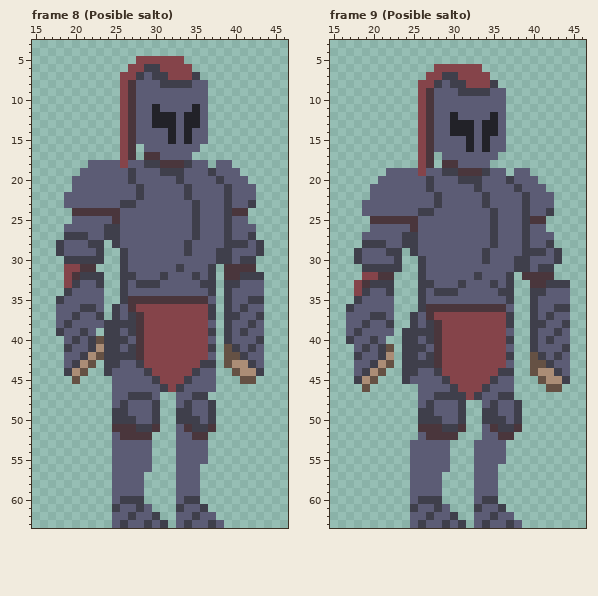
A pixel-art file gets an edit: Aseprite/MainCharacter.aseprite. That is the earlier state.
64x64 pixels, 29 frames. Shown: frame 8 (Posible salto): x 15..46, y 3..63; frame 9 (Posible salto): x 15..46, y 3..63. The commit also changed other frames, which this record leaves out.
Now the later version:
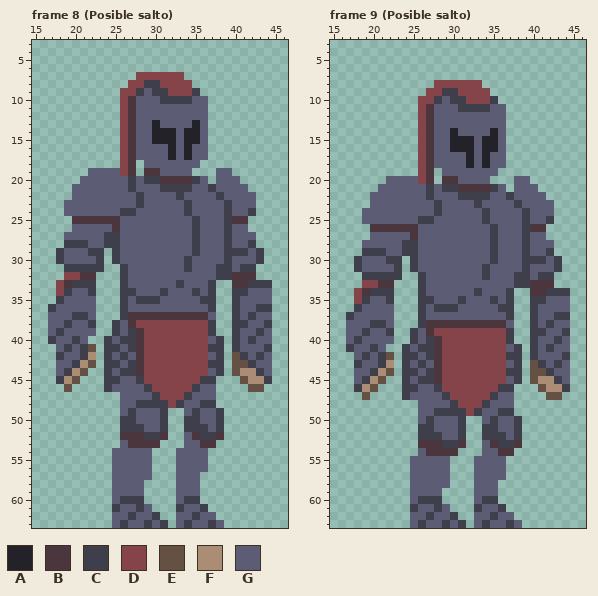
Palette (. is transparent): A #222228  B #4a363c  C #3f3f4b  D #85444a  E #655144  F #ab8d76  G #5c5c75
Commit: [Cambios a la animacion correr, salto, y caida]
What changed:
--- frame 8 (Posible salto)
@@ x 15..46 @@
  4 ................................
- 5 .............DDDDDD.............
- 6 ............DDCCDDDD............
- 7 ...........DDCGCCDDDC...........
- 8 ...........DBGGGCCCCGG..........
- 9 ...........DBGGGGGGGGG..........
-10 ...........DBGGGGGGGGG..........
-11 ...........DBGGAGGGGAG..........
-12 ...........DBGGAAAGAAG..........
-13 ...........DBGGAAAGAAG..........
-14 ...........DBGGGGAGAGG..........
-15 ...........DBGGGGAGAGG..........
-16 ...........DB.GGGGGGG...........
-17 ...........DB.BBGGGG............
-18 .......GGGGDGGCCBBBCGG.GG.......
-19 ......GGGGGGCGGGCCCGGGCGGG......
-20 .....GGGGGGGCGGGGGCGGGGCGGG.....
-21 .....GGGGGGGGCGGGGGCGGGGCGGG....
-22 ....GGGGGGGGGCGGGGGCGGGGCGGG....
-23 ....GGGGGGGCCGGGGGGGCGGGCGGC....
-24 .....BBBBBBGGGGGGGGGCGGGCBB.....
-25 .....GGGGGBGGGGGGGGGCGGGCGG.....
-26 ....GGGGGCCGGGGGGGGGCGGGCGGG....
-27 ....CCCGGCCGGGGGGGGGCGGGCGGC....
-28 ...CGGGCC.CGGGGGGGGCGGGGCCCGC...
-29 ...CGGGGC..CGGGGGGGCGGGCCGGGC...
-30 ....CCCCC..CGGGGGGGGGGGCCGCC....
-31 ....DDBB...CGGGGGGCGGGC.BBBB....
-32 ....DBCCC..CCGGGCGGGCGC.BBCCC...
-33 ....DCGGC..CGCCCGGGGGCC.CCGGG...
-34 ....CGGGG..CGGGGGGGGGGC.CGGGG...
-35 ...CGGGGG..CBBBBBBBBBBG.CGGCC...
-36 ...GGGCCG.CGBDDDDDDDDDC.CGCGG...
-37 ...GGCGGC.CGCBDDDDDDDDC.CCGGC...
-38 ...GCGGGGCCCCBDDDDDDDDG.CGGCG...
-39 ...CGGCG.CCGCBDDDDDDDDC.CGCGG...
-40 ....GCGCECCCGBDDDDDDDDG.CGGGC...
-41 ....CGGCFCCGCBDDDDDDDDC.ECGCG...
-42 ....GGCFECCCCBDDDDDDDDG.EECGG...
-43 ....GCFE.CCGGCDDDDDDDCC.EFFCG...
-44 ....CFE..CGGGGCDDDDDCGG..EFFC...
-45 .....E....GGGGGCDDDCGGG...EE....
-46 ..........GGGGGGCDCGGGG.........
-47 ..........GGCCCG..GGCC..........
-48 ..........GCGGGC..GCGGC.........
-49 ..........CCGGGC..CCGGC.........
-50 ..........CCCGGC..CCCGC.........
-51 ..........BBBCCB..GBCCB.........
-52 ..........GBBBB...GGBB..........
-53 ..........GGGGG...GGGG..........
+ 5 ................................
+ 6 ................................
+ 7 .............DDDDDD.............
+ 8 ............DDCCDDDD............
+ 9 ...........DDCGCCDDDC...........
+10 ...........DBGGGCCCCGG..........
+11 ...........DBGGGGGGGGG..........
+12 ...........DBGGGGGGGGG..........
+13 ...........DBGGAGGGGAG..........
+14 ...........DBGGAAAGAAG..........
+15 ...........DBGGAAAGAAG..........
+16 ...........DBGGGGAGAGG..........
+17 ...........DBGGGGAGAGG..........
+18 ...........DB.GGGGGGG...........
+19 .......GGGGDB.BBGGGG...GG.......
+20 ......GGGGGGCGCCBBBBCG.GGG......
+21 .....GGGGGGGCGGGCCCCGGCGGGG.....
+22 .....GGGGGGGGCGGGGCGGGGCGGGG....
+23 ....GGGGGGGGGCGGGGGCGGGGCGGG....
+24 ....GGGGGGGCCGGGGGGCGGGGCGGC....
+25 .....BBBBBBGGGGGGGGGCGGGCBB.....
+26 .....GGGGGBGGGGGGGGGCGGGCGG.....
+27 ....GGGGGCCGGGGGGGGGCGGGCGGG....
+28 ....CCCGGCCGGGGGGGGGCGGGCGGC....
+29 ...CGGGCC.CGGGGGGGGGCGGGCCCGC...
+30 ...CGGGGC.CGGGGGGGGCGGGGCGGGC...
+31 ....CCCCC..CGGGGGGGCGGGCCGCC....
+32 ....DDBB...CGGGGGGGGGGGCCBBB....
+33 ...DBCCC...CGGGGGGCGGGC..BBCCC..
+34 ...DCGGC...CCGGGCGGGCGC..CCGGG..
+35 ...CGGGG...CGCCCGGGGGCC..CGGGG..
+36 ..CGGGGG...CGGGGGGGGGGC..CGGCC..
+37 ..GGGCCG...CBBBBBBBBBBG..CGCGG..
+38 ..GGCGGC..CGBDDDDDDDDDC..CCGGC..
+39 ..GCGGGG..CGCBDDDDDDDDC..CGGCG..
+40 ..CGGCG..CGCCBDDDDDDDDGC.CGCGG..
+41 ...GCGCE.CCGCBDDDDDDDDCC.CGGGC..
+42 ...CGGCF.CGCGBDDDDDDDDGC.ECGCG..
+43 ...GGCFE.CCGCBDDDDDDDDCC.EECGG..
+44 ...GCFE..CGCCBDDDDDDDDGC.EFFCG..
+45 ...CFE...CCGGCDDDDDDDCC...EFFC..
+46 ....E....CGGGGCDDDDDCGG....EE...
+47 ...........GGGGCDDDCGGG.........
+48 ...........GGCCCCDCGGCC.........
+49 ...........GCGGGC..GCGGC........
+50 ...........CCGGGC..CCGGC........
+51 ...........CCCGGC..CCCGC........
+52 ...........BBBCCB..GBCCB........
+53 ...........GBBBB...GGBB.........
 54 ..........GGGGG...GGGG..........
 55 ..........GGGGG...GGGG..........
-56 ..........GGGGG...GGG...........
-57 ..........GGGG....GGG...........
+56 ..........GGGGG...GGGG..........
+57 ..........GGGGG...GGG...........
 58 ..........GGGG....GGG...........
--- frame 9 (Posible salto)
@@ x 15..46 @@
  5 ................................
- 6 .............DDDDDD.............
- 7 ............DDCCDDDD............
- 8 ...........DDCGCCDDDC...........
- 9 ...........DBGGGCCCCGG..........
-10 ...........DBGGGGGGGGG..........
-11 ...........DBGGGGGGGGG..........
-12 ...........DBGGAGGGGAG..........
-13 ...........DBGGAAAGAAG..........
-14 ...........DBGGAAAGAAG..........
-15 ...........DBGGGGAGAGG..........
-16 ...........DBGGGGAGAGG..........
-17 ...........DB.GGGGGGG...........
-18 ...........DB.BBGGGG............
-19 .......GGGGDGGCCBBBCGG.GG.......
-20 ......GGGGGGCGGGCCCGGGCGGG......
-21 .....GGGGGGGCGGGGGCGGGGCGGG.....
-22 .....GGGGGGGGCGGGGGCGGGGCGGG....
-23 ....GGGGGGGGGCGGGGGCGGGGCGGG....
-24 ....GGGGGGGCCGGGGGGGCGGGCGGC....
-25 .....BBBBBBGGGGGGGGGCGGGCBB.....
-26 .....GGGGGBGGGGGGGGGCGGGCGG.....
-27 ....GGGGGCCGGGGGGGGGCGGGCGGG....
-28 ....CCCGGCCGGGGGGGGGCGGGCGGC....
-29 ...CGGGCC.CGGGGGGGGCGGGGCCCGC...
-30 ...CGGGGC..CGGGGGGGCGGGCCGGGC...
-31 ....CCCCC..CGGGGGGGGGGGCCGCC....
-32 ....DDBB...CGGGGGGCGGGC.BBBB....
-33 ...DBCCC...CCGGGCGGGCGC..BBCCC..
-34 ...DCGGC...CGCCCGGGGGCC..CCGGG..
-35 ...CGGGG...CGGGGGGGGGGC..CGGGG..
-36 ..CGGGGG...CBBBBBBBBBBG..CGGCC..
-37 ..GGGCCG..CGBDDDDDDDDDC..CGCGG..
-38 ..GGCGGC..CGCBDDDDDDDDC..CCGGC..
-39 ..GCGGGG.CCCCBDDDDDDDDG..CGGCG..
-40 ..CGGCG..CCGCBDDDDDDDDC..CGCGG..
-41 ...GCGCE.CCCGBDDDDDDDDG..CGGGC..
-42 ...CGGCF.CCGCBDDDDDDDDC..ECGCG..
-43 ...GGCFE.CCCCBDDDDDDDDG..EECGG..
-44 ...GCFE..CCGGCDDDDDDDCC..EFFCG..
-45 ...CFE...CGGGGCDDDDDCGG...EFFC..
-46 ....E......GGGGCDDDCGGG....EE...
-47 ...........GGCCCCDCGGCC.........
-48 ...........GCGGGC..GCGGC........
-49 ...........CCGGGC..CCGGC........
-50 ...........CCCGGC..CCCGC........
-51 ...........BBBCCB..GBCCB........
-52 ...........GBBBB...GGBB.........
-53 ..........GGGGG...GGGG..........
-54 ..........GGGGG...GGGG..........
+ 6 ................................
+ 7 ................................
+ 8 .............DDDDDD.............
+ 9 ............DDCCDDDD............
+10 ...........DDCGCCDDDC...........
+11 ...........DBGGGCCCCGG..........
+12 ...........DBGGGGGGGGG..........
+13 ...........DBGGGGGGGGG..........
+14 ...........DBGGAGGGGAG..........
+15 ...........DBGGAAAGAAG..........
+16 ...........DBGGAAAGAAG..........
+17 ...........DBGGGGAGAGG..........
+18 ...........DBGGGGAGAGG..........
+19 ...........DB.GGGGGGG...........
+20 .......GGGGDB.BBGGGG...GG.......
+21 ......GGGGGGCGCCBBBBCG.GGG......
+22 .....GGGGGGGCGGGCCCCGGCGGGG.....
+23 .....GGGGGGGGCGGGGCGGGGCGGGG....
+24 ....GGGGGGGGGCGGGGGCGGGGCGGG....
+25 ....GGGGGGGCCGGGGGGCGGGGCGGC....
+26 .....BBBBBBGGGGGGGGGCGGGCBB.....
+27 .....GGGGGBGGGGGGGGGCGGGCGG.....
+28 ....GGGGGCCGGGGGGGGGCGGGCGGG....
+29 ....CCCGGCCGGGGGGGGGCGGGCGGC....
+30 ...CGGGCC.CGGGGGGGGGCGGGCCCGC...
+31 ...CGGGGC.CGGGGGGGGCGGGGCGGGC...
+32 ....CCCCC..CGGGGGGGCGGGCCGCC....
+33 ....DDBB...CGGGGGGGGGGGCCBBB....
+34 ...DBCCC...CGGGGGGCGGGC..BBCCC..
+35 ...DCGGC...CCGGGCGGGCGC..CCGGG..
+36 ...CGGGG...CGCCCGGGGGCC..CGGGG..
+37 ..CGGGGG...CGGGGGGGGGGC..CGGCC..
+38 ..GGGCCG...CBBBBBBBBBBG..CGCGG..
+39 ..GGCGGC..CGBDDDDDDDDDC..CCGGC..
+40 ..GCGGGG..CGCBDDDDDDDDC..CGGCG..
+41 ..CGGCG..CGCCBDDDDDDDDGC.CGCGG..
+42 ...GCGCE.CCGCBDDDDDDDDCC.CGGGC..
+43 ...CGGCF.CGCGBDDDDDDDDGC.ECGCG..
+44 ...GGCFE.CCGCBDDDDDDDDCC.EECGG..
+45 ...GCFE..CGCCBDDDDDDDDGC.EFFCG..
+46 ...CFE...CCGGCDDDDDDDCC...EFFC..
+47 ....E....CGGGGCDDDDDCGG....EE...
+48 ...........GGGGCDDDCGGG.........
+49 ...........GGCCCCDCGGCC.........
+50 ...........GCGGGC..GCGGC........
+51 ...........CCGGGC..CCGGC........
+52 ...........CCCGGC..CCCGC........
+53 ...........BBBCCB..GBCCB........
+54 ...........GBBBB...GGBB.........
 55 ..........GGGGG...GGGG..........
-56 ..........GGGGG...GGG...........
-57 ..........GGGG....GGG...........
-58 ..........GGGG....GGG...........
+56 ..........GGGGG...GGGG..........
+57 ..........GGGGG...GGGG..........
+58 ..........GGGGG...GGG...........
 59 ..........GGGG....GGG...........
Pixel boxes of the changes (left, top, right, bottom) in both pictures:
changed: (48, 56, 272, 472)
added: (144, 472, 152, 480)
changed: (346, 64, 570, 488)
